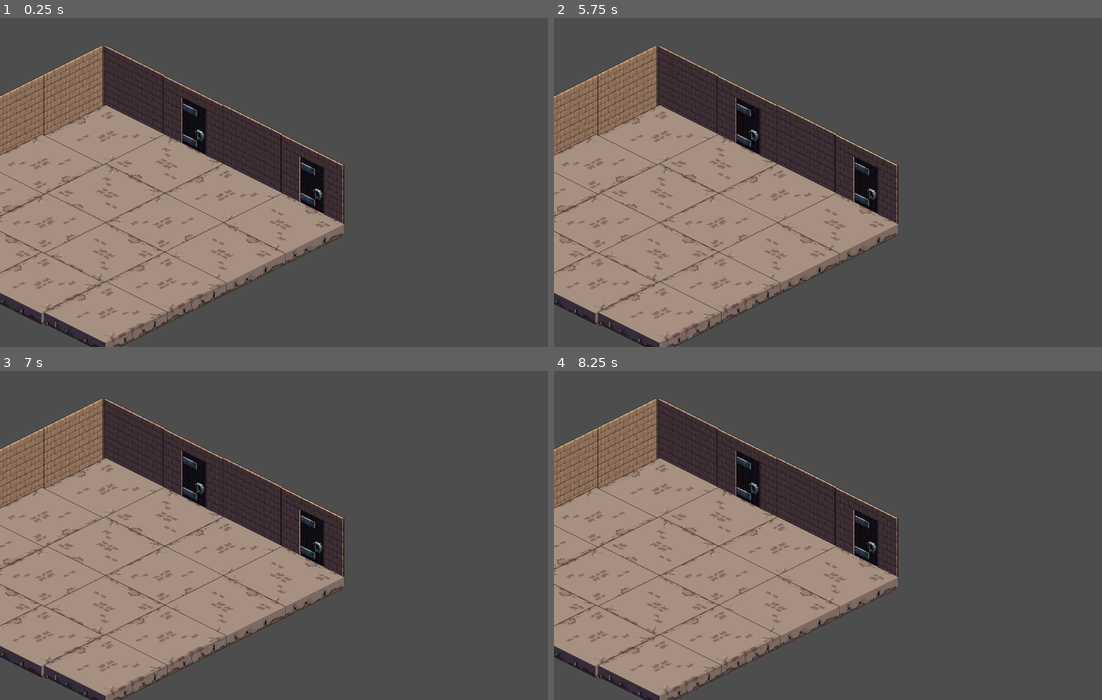
Above: before the commit, frames 1-4 (two rows, left to right).
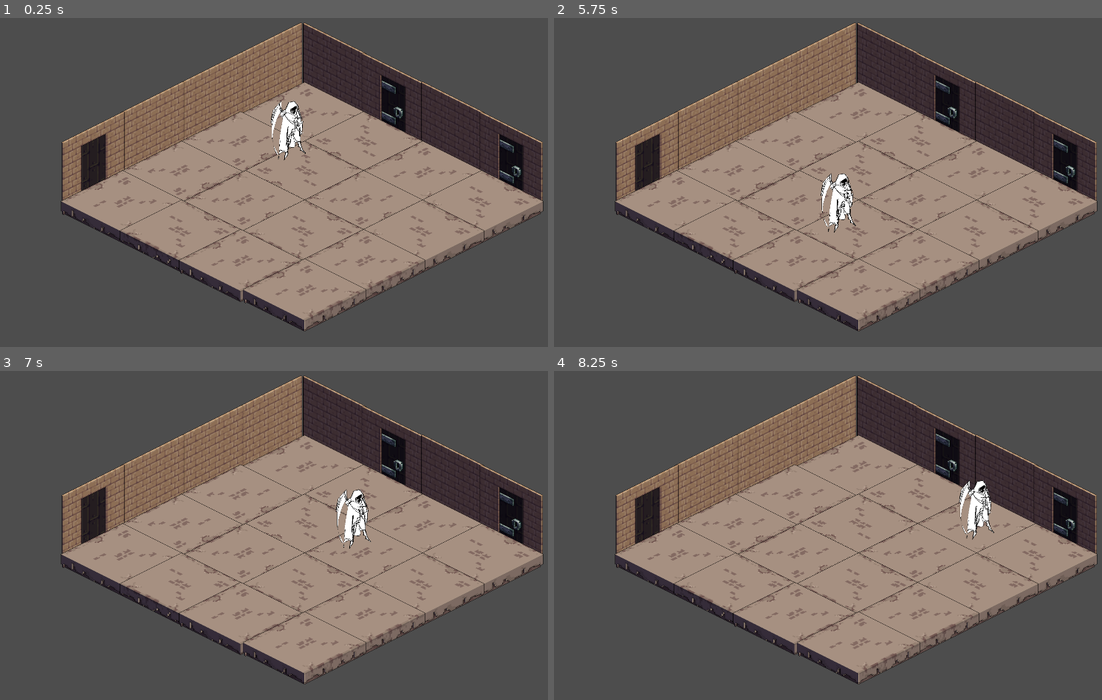
Above: after the commit, the same moments.

Repository: Precipice-Games/WhispersOfTheFallen
Game: Godot game, scene res://level_1.tscn
Same seed, same stepped clock (60 frames per second), same inputs: the game is played once before the commit and once after it. The project has no main scene, so this scene is started directly.
Inputs:
- Up to frame 1 (0.25 s): no input
- Up to frame 2 (5.75 s): tap Enter (ui_accept) at 0.5, 0.77, 1.52, 3.02, 3.77, 4.52 s; hold D (move_right) 0.53-1.28 s; hold S (move_down) 1.28-2.03 s; hold D (move_right) 2.03-2.78 s; hold W (move_up) 2.78-3.53 s; hold A (move_left) 3.53-5.03 s; hold S (move_down) from 5.03 s (still down)
- Up to frame 3 (7 s): release S (move_down) at 5.78 s; hold D (move_right) 5.78-6.53 s; tap Enter (ui_accept) at 6.02, 6.77 s; hold W (move_up) from 6.53 s (still down)
- Up to frame 4 (8.25 s): release W (move_up) at 7.28 s; hold D (move_right) 7.28-8.03 s; tap Enter (ui_accept) at 7.52 s; hold S (move_down) from 8.03 s (still down)

The runs differ from the first frame. In frame 1, 59% of the frame differs, in the area x 0-100%, y 1-100%; in frame 2, 59%; in frame 3, 59%; in frame 4, 59%.

Commit message:
Added Brian to the Dungeon
he moves!

Diff:
--- a/DungeonBrian.tscn
+++ b/DungeonBrian.tscn
@@ -15,23 +15,24 @@
 }]
 
 [sub_resource type="RectangleShape2D" id="RectangleShape2D_gvvg8"]
-size = Vector2(60, 33)
+size = Vector2(48, 33)
 
 [sub_resource type="CapsuleShape2D" id="CapsuleShape2D_ilamg"]
 radius = 64.0
 height = 208.0
 
 [node name="DungeonBrian" type="CharacterBody2D"]
+position = Vector2(152, 184)
 script = ExtResource("1_d74oo")
 
 [node name="AnimatedSprite2D" type="AnimatedSprite2D" parent="."]
-position = Vector2(696, 584)
+position = Vector2(8, -41)
 scale = Vector2(1, 0.995)
 sprite_frames = SubResource("SpriteFrames_2fn2e")
 animation = &"BrianStand"
 
 [node name="WallCollider" type="CollisionShape2D" parent="."]
-position = Vector2(690, 624)
+position = Vector2(8, -1)
 shape = SubResource("RectangleShape2D_gvvg8")
 one_way_collision_margin = 0.0
 
--- a/level 1.tscn
+++ /dev/null
@@ -1,13 +0,0 @@
-[gd_scene load_steps=2 format=3 uid="uid://cod0doh2qu1cf"]
-
-[ext_resource type="PackedScene" uid="uid://2ptqn8xbsgnx" path="res://tile_map.tscn" id="1_t86tm"]
-
-[node name="Node2D" type="Node2D"]
-
-[node name="TileMap" parent="." instance=ExtResource("1_t86tm")]
-position = Vector2(-1, -23)
-layer_0/tile_data = PackedInt32Array(2162732, 0, 0, 2162745, 65536, 0, 2555973, 65536, 0, 2949201, 65536, 0, 2555936, 0, 0, 2949140, 0, 0, 2818098, 6, 0, 3604554, 6, 0, 3211326, 6, 0)
-
-[node name="TileMap2" parent="." instance=ExtResource("1_t86tm")]
-position = Vector2(1, -2)
-layer_0/tile_data = PackedInt32Array(3539019, 6, 0)
--- a/level_1.tscn
+++ b/level_1.tscn
@@ -1,39 +1,47 @@
-[gd_scene load_steps=3 format=3 uid="uid://cjvohwactraar"]
+[gd_scene load_steps=4 format=3 uid="uid://crsb8gh0qttat"]
 
 [ext_resource type="PackedScene" uid="uid://bv13n5lwnexij" path="res://Tile_Map_Samples.tscn" id="1_u8uq2"]
-[ext_resource type="PackedScene" uid="uid://br1y8qluywt4m" path="res://accesories.tscn" id="2_jox57"]
+[ext_resource type="PackedScene" path="res://accesories.tscn" id="2_jox57"]
+[ext_resource type="PackedScene" uid="uid://x58aru4mmlup" path="res://DungeonBrian.tscn" id="3_38rye"]
 
 [node name="Level 1" type="Node2D"]
 
-[node name="Wall1" parent="." instance=ExtResource("1_u8uq2")]
+[node name="Map" type="Node2D" parent="."]
+position = Vector2(647, -74)
+
+[node name="Wall1" parent="Map" instance=ExtResource("1_u8uq2")]
 layer_0/z_index = 1
 layer_0/tile_data = PackedInt32Array(983054, 0, 0, 983067, 65536, 0, 1376258, 131072, 0, 1834998, 131072, 0, 2228202, 4, 0, 1376295, 65540, 0)
 
-[node name="Wall2" parent="." instance=ExtResource("1_u8uq2")]
+[node name="Wall2" parent="Map" instance=ExtResource("1_u8uq2")]
 layer_0/z_index = 1
 layer_0/tile_data = PackedInt32Array(1769523, 65536, 0, 2162751, 65540, 0)
 
-[node name="Accesories" parent="." instance=ExtResource("2_jox57")]
+[node name="Accesories" parent="Map" instance=ExtResource("2_jox57")]
 
-[node name="Floor1" parent="." instance=ExtResource("1_u8uq2")]
+[node name="Floor1" parent="Map" instance=ExtResource("1_u8uq2")]
 layer_0/z_index = 1
 layer_0/tile_data = PackedInt32Array(1638421, 6, 0, 2031624, 131078, 0, 2490364, 131078, 0)
 
-[node name="Floor2" parent="." instance=ExtResource("1_u8uq2")]
+[node name="Floor2" parent="Map" instance=ExtResource("1_u8uq2")]
 layer_0/z_index = 1
 layer_0/tile_data = PackedInt32Array(2031649, 65542, 0, 2424877, 6, 0, 2883568, 6, 0, 2424853, 65542, 0, 2818057, 131078, 0)
 
-[node name="Floor3" parent="." instance=ExtResource("1_u8uq2")]
+[node name="Floor3" parent="Map" instance=ExtResource("1_u8uq2")]
 layer_0/z_index = 2
 layer_0/tile_data = PackedInt32Array(2818105, 196614, 0, 3211309, 196614, 0, 2818081, 131078, 0, 3276796, 196614, 0, 3211285, 196614, 0)
 
-[node name="Floor4" parent="." instance=ExtResource("1_u8uq2")]
+[node name="Floor4" parent="Map" instance=ExtResource("1_u8uq2")]
 layer_0/z_index = 2
 layer_0/tile_data = PackedInt32Array(3604488, 6, 0, 3604513, 6, 0)
 
-[node name="Floor5" parent="." instance=ExtResource("1_u8uq2")]
+[node name="Floor5" parent="Map" instance=ExtResource("1_u8uq2")]
 layer_0/z_index = 3
 layer_0/tile_data = PackedInt32Array(3997717, 6, 0)
 
-[node name="Door" parent="." instance=ExtResource("1_u8uq2")]
+[node name="Door" parent="Map" instance=ExtResource("1_u8uq2")]
 layer_0/tile_data = PackedInt32Array(2228287, 196611, 0, 1441831, 196611, 0, 2293738, 131075, 0)
+
+[node name="DungeonBrian" parent="." instance=ExtResource("3_38rye")]
+z_index = 3
+position = Vector2(939, 430)
